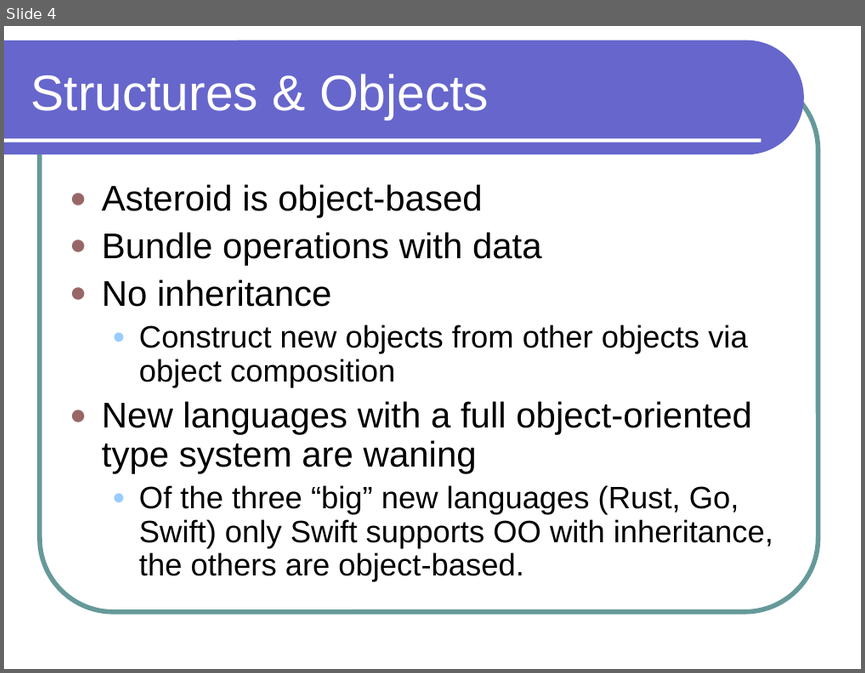
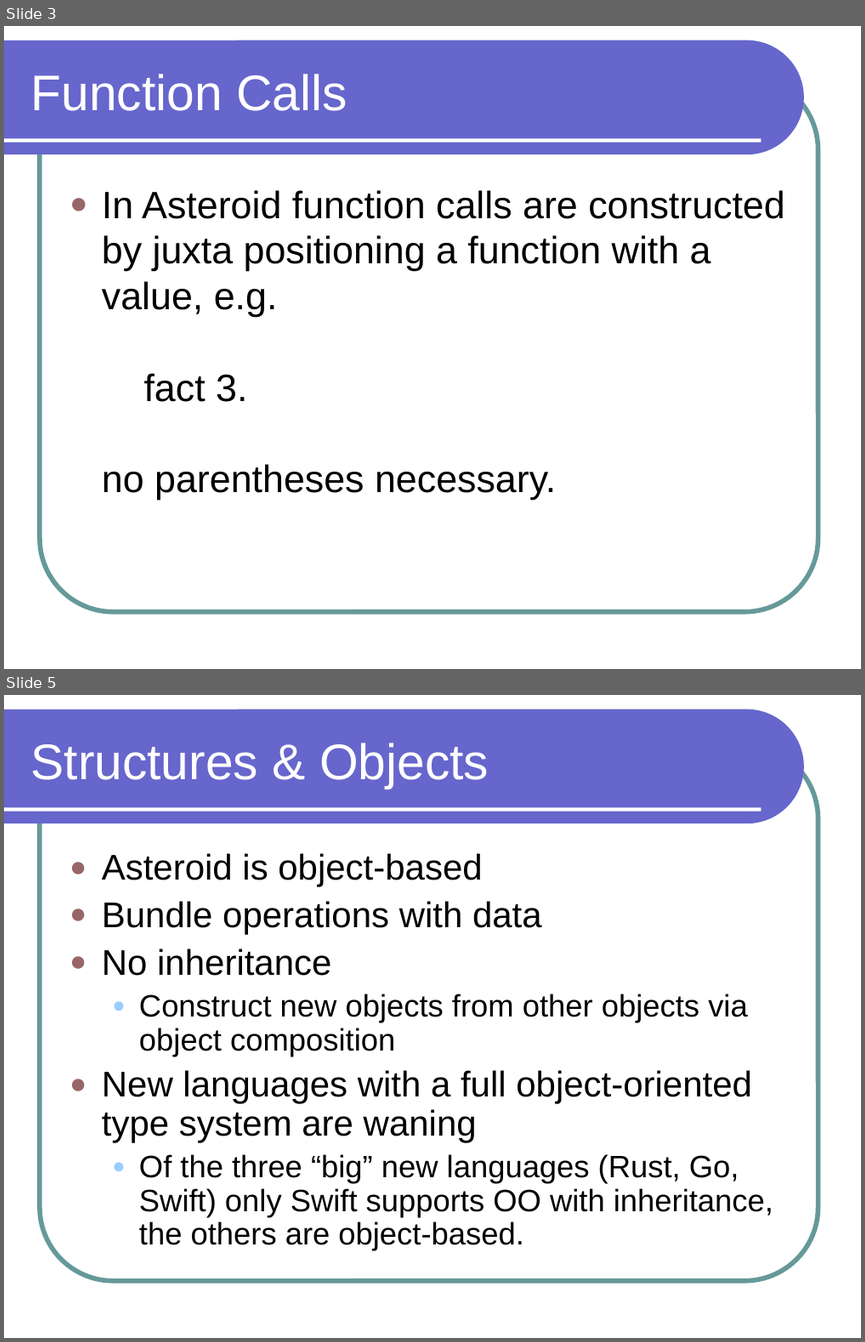
Before and after one commit to lutzhamel/CSC301, a slide deck: notes/csc301-ln002.ppt. Shown one above the other, each under a label of ours: slide 4 before the commit, slides 3 and 5 after it; the slides between them are not shown. The pictures are 865x673 and 865x1342 pixels, drawn with LibreOffice and Linux fonts; fonts in the diff are those of the drawing. Boxes give left, top, right and bottom in pixels: in the first picture for what was removed or moved away, otherwise in the second. Text is boxed around its words. In the diff, an @@ line names an element or a change of style, - is before the commit and + after.

```diff
--- a/notes/csc301-ln002.ppt
+++ b/notes/csc301-ln002.ppt
@@ slide 3 added at bbox=[4, 26, 861, 669], background #FFFFFF; not listed: 3 template elements that a slide beside it also shows @@
@@ title added at bbox=[31, 74, 347, 111], 42 pt, text #FFFFFF @@
+Function Calls
@@ text added at bbox=[102, 190, 785, 499], 32 pt, text #000000 @@
+● In Asteroid function calls are constructed by juxta positioning a function with a value, e.g.
+  fact 3.
+  no parentheses necessary.
@@ what was slide 4 is now slide 5 @@
```
Also in this commit, not shown: 8 slides changed, 3 other files.
